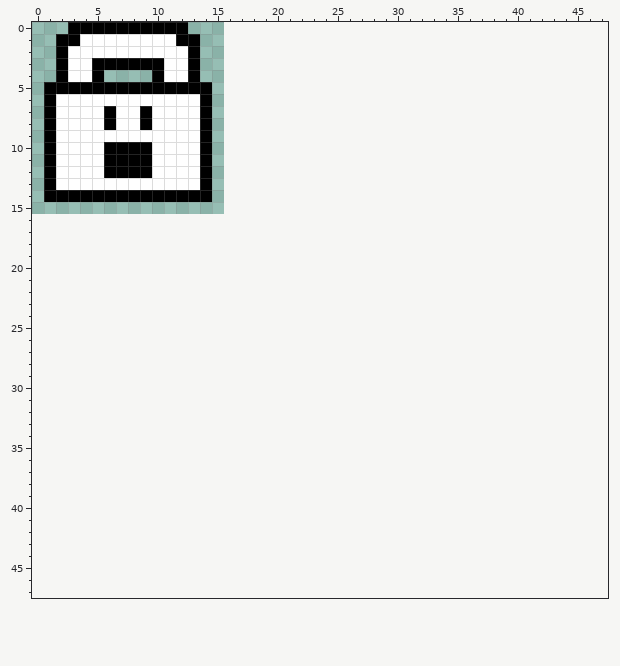
Pixel-art sprite, stored at Assets/Sprites/locked-fear.png. This is how it looked before the edit.
The file is 16x16 pixels. Colours within 5 levels of each other are drawn and written as one. The old version is drawn lined up with the new one, on the new canvas.
The same view after the edit:
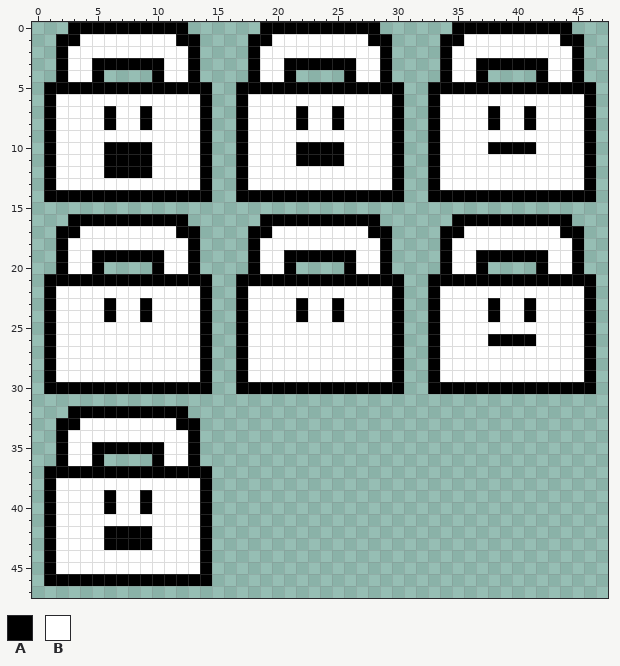
Palette (. is transparent): A #000000  B #ffffff
Changes in this commit:
canvas 16x16 -> 48x48
Colour A now appears in row 0 at x 19 to 28 and 35 to 44; in row 1 at x 18 to 19, 28 to 29, 34 to 35 and 44 to 45; in row 2 at x 18, 29, 34 and 45; in row 3 at x 18, 21 to 26, 29, 34, 37 to 42 and 45; in row 4 at x 18, 21, 26, 29, 34, 37, 42 and 45; in row 5 at x 17 to 30 and 33 to 46.
Colour A now appears in row 6 at x 17, 30, 33 and 46; in rows 7 to 8 at x 17, 22, 25, 30, 33, 38, 41 and 46; in row 9 at x 17, 30, 33 and 46; in row 10 at x 17, 22 to 25, 30, 33, 38 to 41 and 46; in row 11 at x 17, 22 to 25, 30, 33 and 46; in rows 12 to 13 at x 17, 30, 33 and 46.
Colour A now appears in row 14 at x 17 to 30 and 33 to 46; in row 16 at x 3 to 12, 19 to 28 and 35 to 44; in row 17 at x 2 to 3, 12 to 13, 18 to 19, 28 to 29, 34 to 35 and 44 to 45; in row 18 at x 2, 13, 18, 29, 34 and 45; in row 19 at x 2, 5 to 10, 13, 18, 21 to 26, 29, 34, 37 to 42 and 45; in row 20 at x 2, 5, 10, 13, 18, 21, 26, 29, 34, 37, 42 and 45.
Colour A now appears in row 21 at x 1 to 14, 17 to 30 and 33 to 46; in row 22 at x 1, 14, 17, 30, 33 and 46; in rows 23 to 24 at x 1, 6, 9, 14, 17, 22, 25, 30, 33, 38, 41 and 46; in row 25 at x 1, 14, 17, 30, 33 and 46; in row 26 at x 1, 14, 17, 30, 33, 38 to 41 and 46; in rows 27 to 29 at x 1, 14, 17, 30, 33 and 46.
Colour A now appears in row 30 at x 1 to 14, 17 to 30 and 33 to 46; in row 32 at x 3 to 12; in row 33 at x 2 to 3 and 12 to 13; in row 34 at x 2 and 13; in row 35 at x 2, 5 to 10 and 13; in row 36 at x 2, 5, 10 and 13.
Colour A now appears in row 37 at x 1 to 14; in row 38 at x 1 and 14; in rows 39 to 40 at x 1, 6, 9 and 14; in row 41 at x 1 and 14; in rows 42 to 43 at x 1, 6 to 9 and 14; in rows 44 to 45 at x 1 and 14.
Colour A now appears in row 46 at x 1 to 14.
Colour B now appears in row 1 at x 20 to 27 and 36 to 43; in row 2 at x 19 to 28 and 35 to 44; in rows 3 to 4 at x 19 to 20, 27 to 28, 35 to 36 and 43 to 44; in row 6 at x 18 to 29 and 34 to 45; in rows 7 to 8 at x 18 to 21, 23 to 24, 26 to 29, 34 to 37, 39 to 40 and 42 to 45; in row 9 at x 18 to 29 and 34 to 45.
Colour B now appears in row 10 at x 18 to 21, 26 to 29, 34 to 37 and 42 to 45; in row 11 at x 18 to 21, 26 to 29 and 34 to 45; in rows 12 to 13 at x 18 to 29 and 34 to 45; in row 17 at x 4 to 11, 20 to 27 and 36 to 43; in row 18 at x 3 to 12, 19 to 28 and 35 to 44; in rows 19 to 20 at x 3 to 4, 11 to 12, 19 to 20, 27 to 28, 35 to 36 and 43 to 44.
Colour B now appears in row 22 at x 2 to 13, 18 to 29 and 34 to 45; in rows 23 to 24 at x 2 to 5, 7 to 8, 10 to 13, 18 to 21, 23 to 24, 26 to 29, 34 to 37, 39 to 40 and 42 to 45; in row 25 at x 2 to 13, 18 to 29 and 34 to 45; in row 26 at x 2 to 13, 18 to 29, 34 to 37 and 42 to 45; in rows 27 to 29 at x 2 to 13, 18 to 29 and 34 to 45; in row 33 at x 4 to 11.
Colour B now appears in row 34 at x 3 to 12; in rows 35 to 36 at x 3 to 4 and 11 to 12; in row 38 at x 2 to 13; in rows 39 to 40 at x 2 to 5, 7 to 8 and 10 to 13; in row 41 at x 2 to 13; in rows 42 to 43 at x 2 to 5 and 10 to 13.
Colour B now appears in rows 44 to 45 at x 2 to 13.
Where, in picture pixels (left, top, right, bottom), the same in both pictures:
added: (44, 22, 596, 586)
